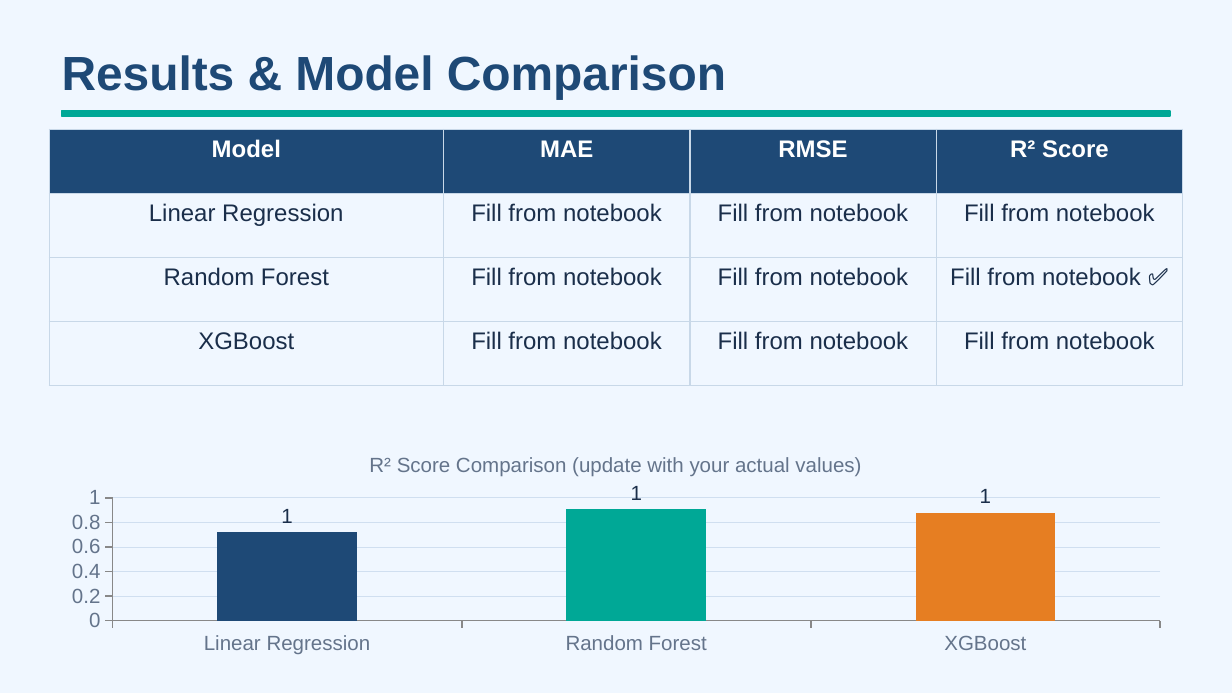
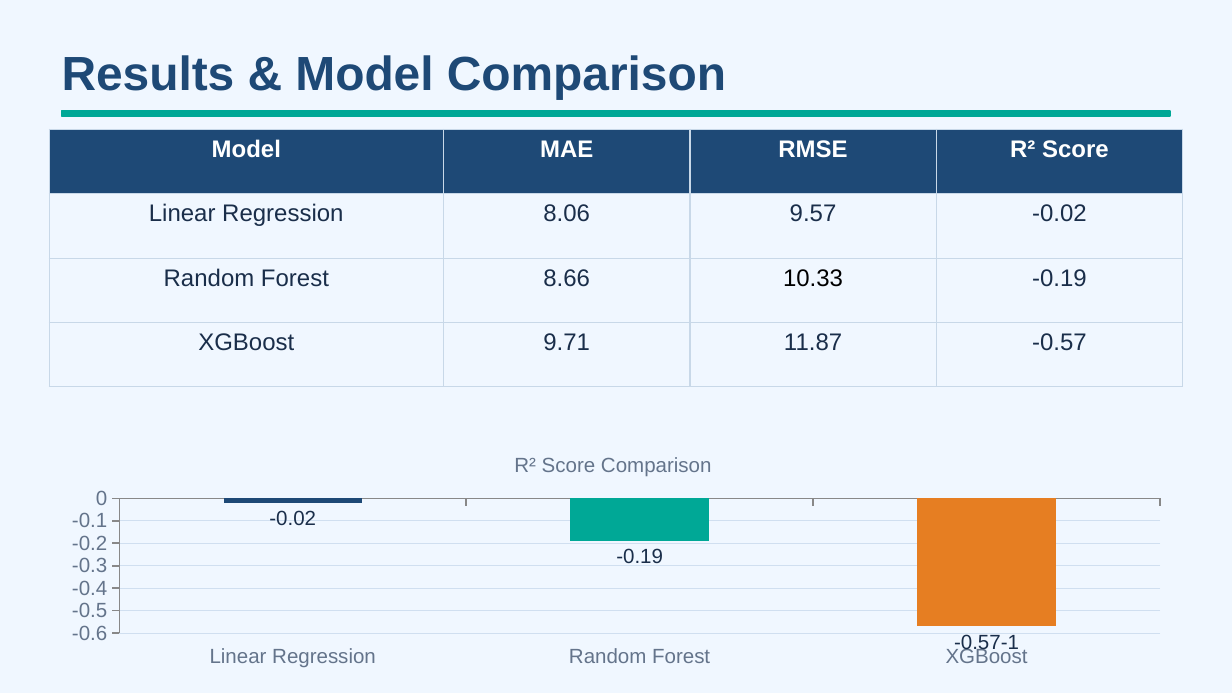
Before and after one commit to sanskarkumar333222-dot/STUDENT-PERFORMANCE-PREDICTION-, a slide deck: slide 9 of Presentation/Presentation1.pptx. Drawn at 1232x693 pixels with LibreOffice and Linux fonts; fonts in the diff are those of the drawing. Boxes give left, top, right and bottom in pixels: in the first picture for what was removed or moved away, otherwise in the second. Text is boxed around its words. In the diff, an @@ line names an element or a change of style, - is before the commit and + after.

```diff
--- a/Presentation/Presentation1.pptx
+++ b/Presentation/Presentation1.pptx
@@ table at [49, 129, 1183, 387] @@
-row 2: Linear Regression | Fill from notebook | Fill from notebook | Fill from notebook
+row 2: Linear Regression | 8.06 | 9.57 | -0.02
-row 3: Random Forest | Fill from notebook | Fill from notebook | Fill from notebook ✅
+row 3: Random Forest | 8.66 | 10.33 | -0.19
-row 4: XGBoost | Fill from notebook | Fill from notebook | Fill from notebook
+row 4: XGBoost | 9.71 | 11.87 | -0.57
@@ column chart at [49, 437, 1183, 671] @@
@@ title "R² Score Comparison (update with your actual values)" to "R² Score Comparison " @@
@@ Series 1, Linear Regression: 1 to 0 @@
@@ Series 1, Random Forest: 1 to 0 @@
@@ Series 1, XGBoost: 1 to -1 @@
@@ data labels of Series 1 changed @@
@@ column chart: place and size @@
-column chart at [49, 437, 1183, 659]
+column chart at [49, 437, 1183, 671]
```
Also in this commit, not shown: 1 other slide changed, 1 other file.
